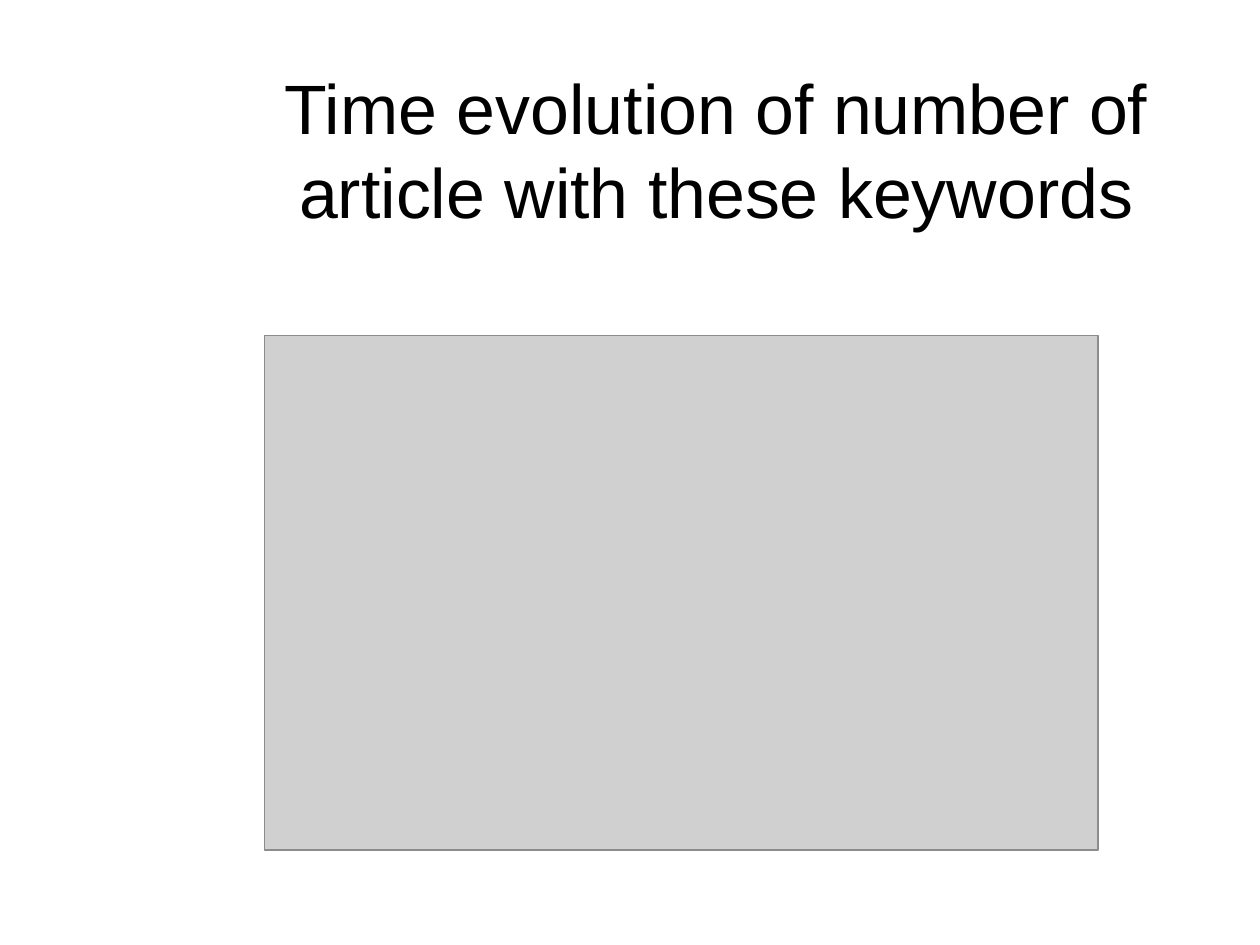
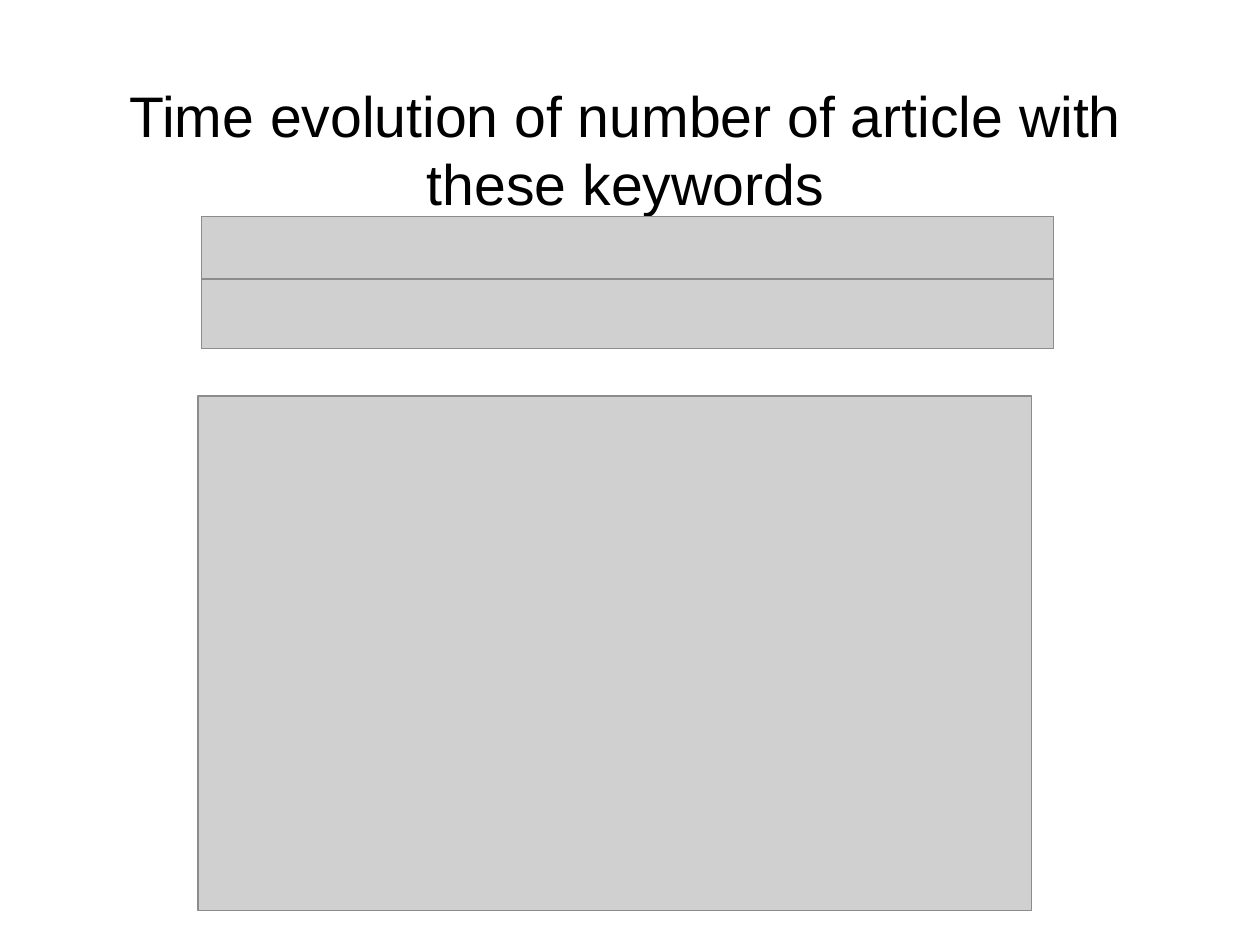
Before and after one commit to propan2one/BibliographeR, a slide deck: slide 3 of slidesUser2019.odp. Drawn at 1260x945 pixels with LibreOffice and Linux fonts; fonts in the diff are those of the drawing; grey boxes stand for pictures. Boxes give left, top, right and bottom in pixels: in the first picture for what was removed or moved away, otherwise in the second. Text is boxed around its words. In the diff, an @@ line names an element or a change of style, - is before the commit and + after.

```diff
--- a/slidesUser2019.odp
+++ b/slidesUser2019.odp
@@ title "Time evolution of number of ...": place and size @@
-title "Time evolution of number of ..." at box(285, 83, 1147, 231)
+title "Time evolution of number of ..." at box(129, 95, 1121, 216)
@@ title "Time evolution of number of ..." at box(129, 95, 1121, 216): size 44 to 36 pt @@
@@ picture added at box(201, 216, 1054, 288) @@
@@ picture added at box(201, 279, 1054, 349) @@
@@ picture: place and size @@
-picture at box(265, 336, 1099, 851)
+picture at box(198, 396, 1031, 910)
```
Also in this commit, not shown: 2 other slides changed, 2 slides added, 1 other file.
